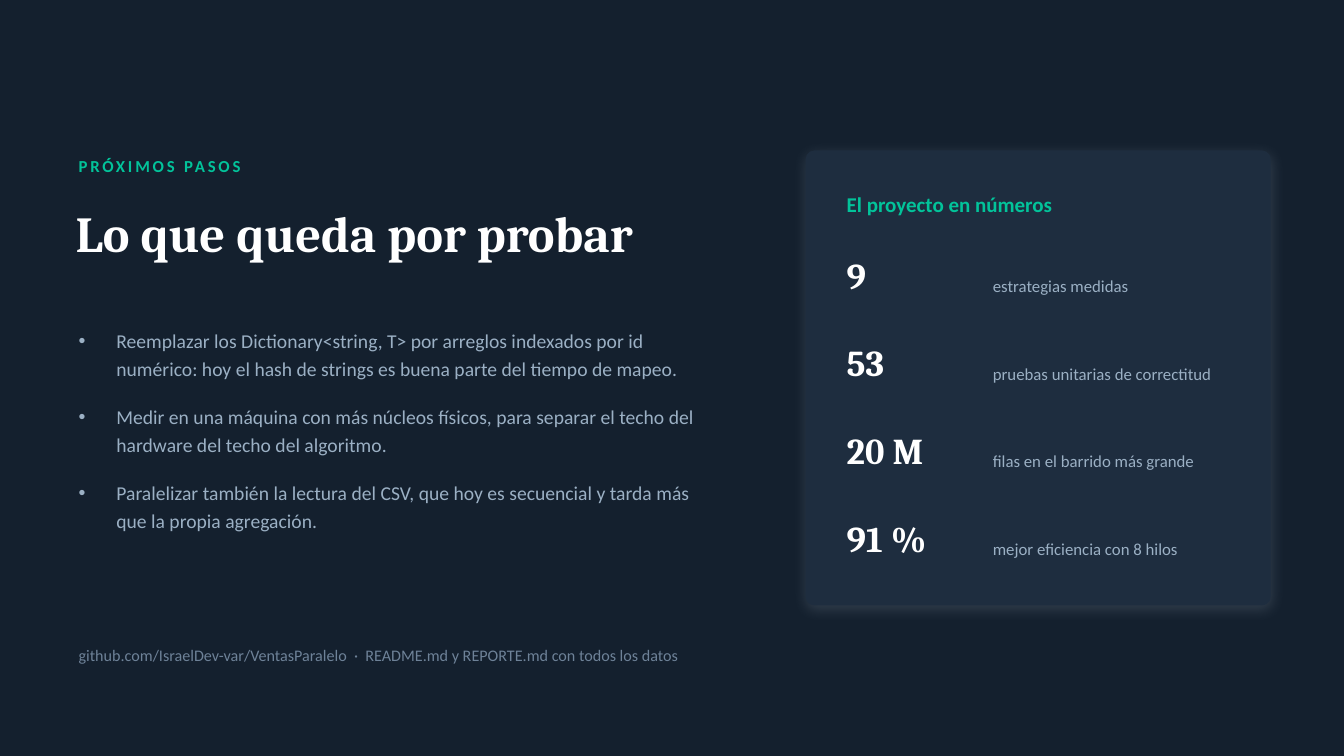
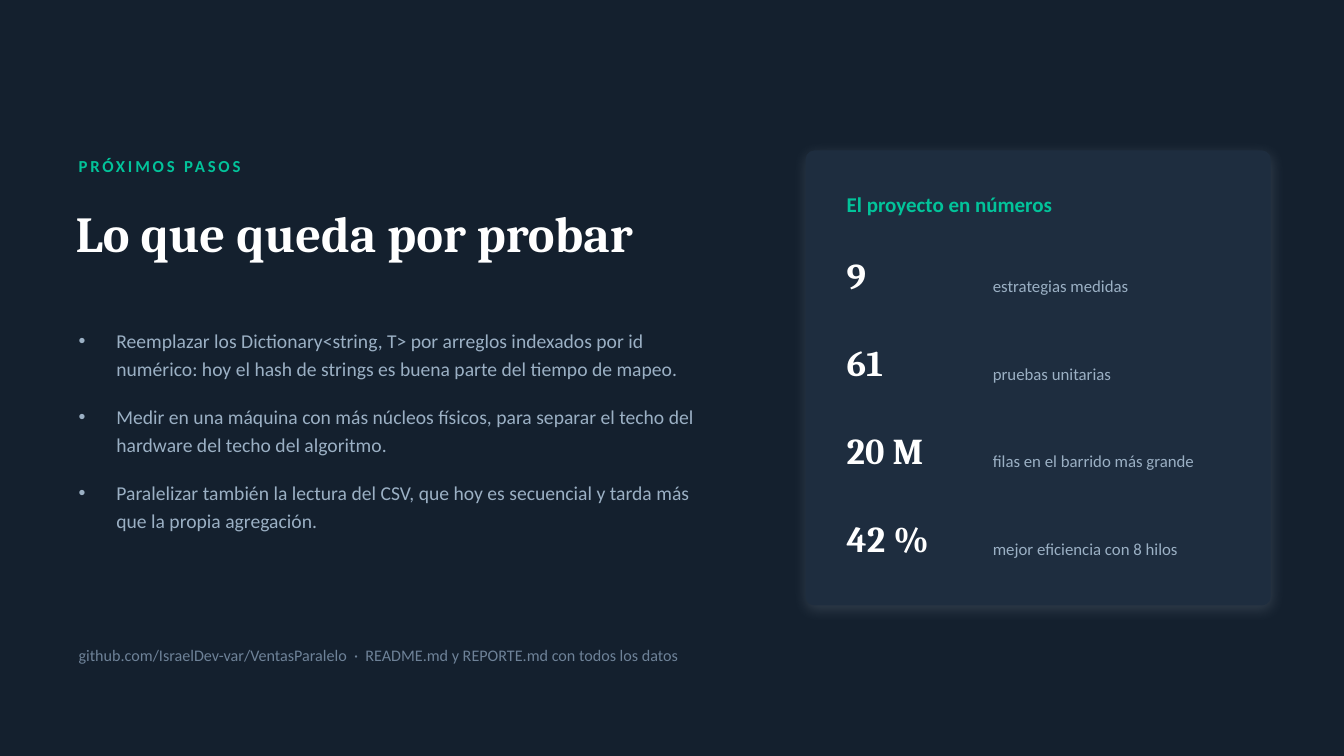
Before and after one commit to IsraelDev-var/VentasParalelo, a slide deck: slide 12 of VentasParalelo-Presentacion.pptx. Drawn at 1344x756 pixels with LibreOffice and Linux fonts; fonts in the diff are those of the drawing. Boxes give left, top, right and bottom in pixels: in the first picture for what was removed or moved away, otherwise in the second. Text is boxed around its words. In the diff, an @@ line names an element or a change of style, - is before the commit and + after.

```diff
--- a/VentasParalelo-Presentacion.pptx
+++ b/VentasParalelo-Presentacion.pptx
@@ text at <box>847,351,883,377</box>: text changed @@
-53
+61
@@ text at <box>993,368,1111,383</box>: text changed @@
-pruebas unitarias de correctitud
+pruebas unitarias
@@ text at <box>847,527,886,552</box>: text changed @@
-91 %
+42 %
```
Also in this commit, not shown: 5 other slides changed, 1 slide added, 1 slide removed, 2 other files.
